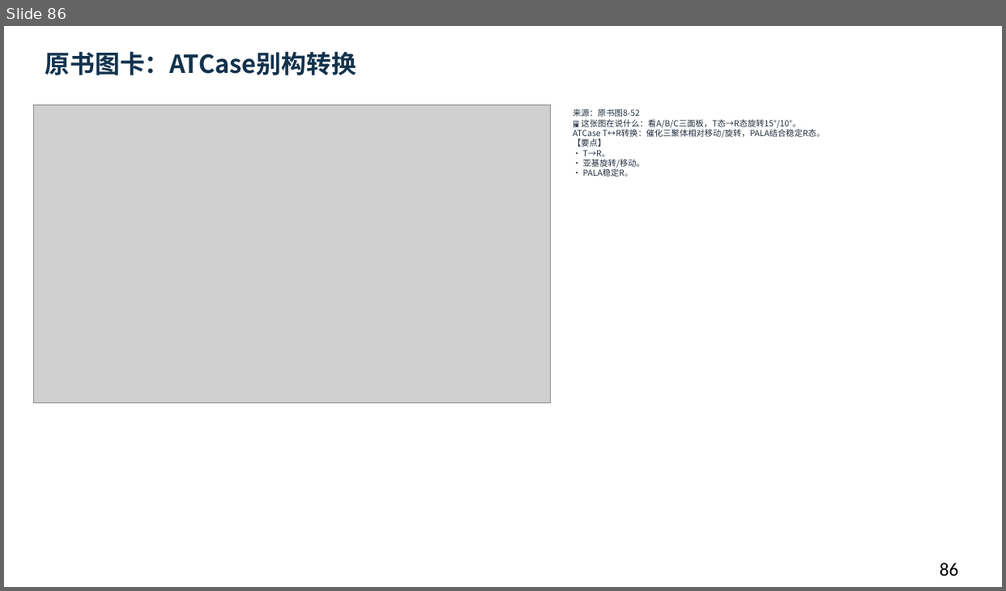
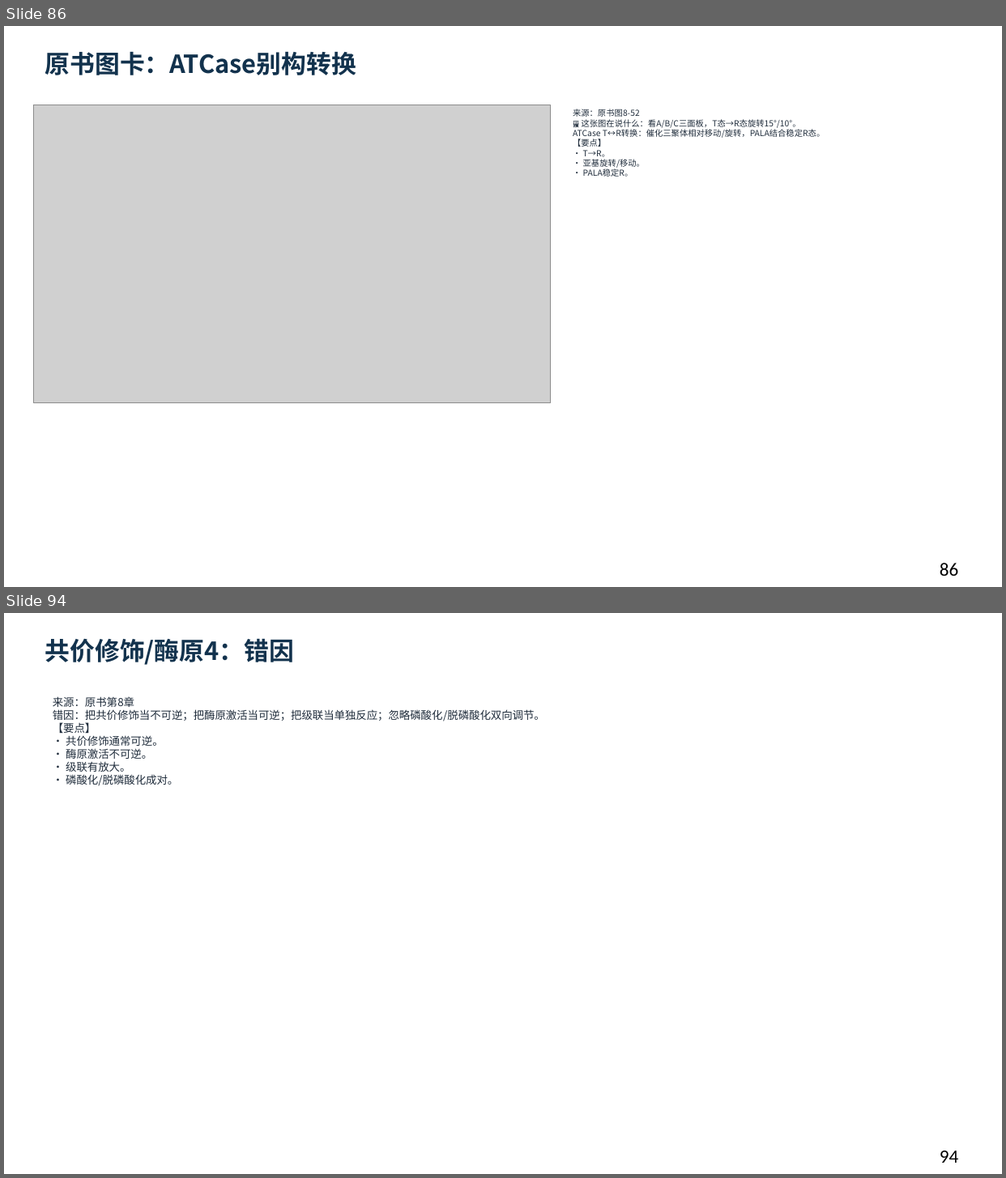
Before and after one commit to newkan-li/Biochemistry, a slide deck: downloads/bc08-ai-style.pptx. Shown one above the other, each under a label of ours: slide 86 before the commit, slides 86 and 94 after it; the slides between them are not shown. The pictures are 1006x591 and 1006x1178 pixels, drawn with LibreOffice and Linux fonts; fonts in the diff are those of the drawing; grey boxes stand for pictures. Boxes give left, top, right and bottom in pixels: in the first picture for what was removed or moved away, otherwise in the second. Text is boxed around its words. In the diff, an @@ line names an element or a change of style, - is before the commit and + after.

```diff
--- a/downloads/bc08-ai-style.pptx
+++ b/downloads/bc08-ai-style.pptx
@@ slide 94 added at (4, 613, 1002, 1174), background #FFFFFF @@
@@ text added at (45, 638, 294, 665), 24 pt, text #12324D, bold @@
+共价修饰/酶原4：错因
@@ text added at (53, 696, 545, 786), 10.5 pt, text #202D3C @@
+来源：原书第8章
+错因：把共价修饰当不可逆；把酶原激活当可逆；把级联当单独反应；忽略磷酸化/脱磷酸化双向调节。
+【要点】
+• 共价修饰通常可逆。
+• 酶原激活不可逆。
+• 级联有放大。
+• 磷酸化/脱磷酸化成对。
@@ text added at (940, 1151, 958, 1163), 18 pt, text #000000 @@
+94
```
Also in this commit, not shown: 1 slide changed, 11 other slides added, 10 other files.
